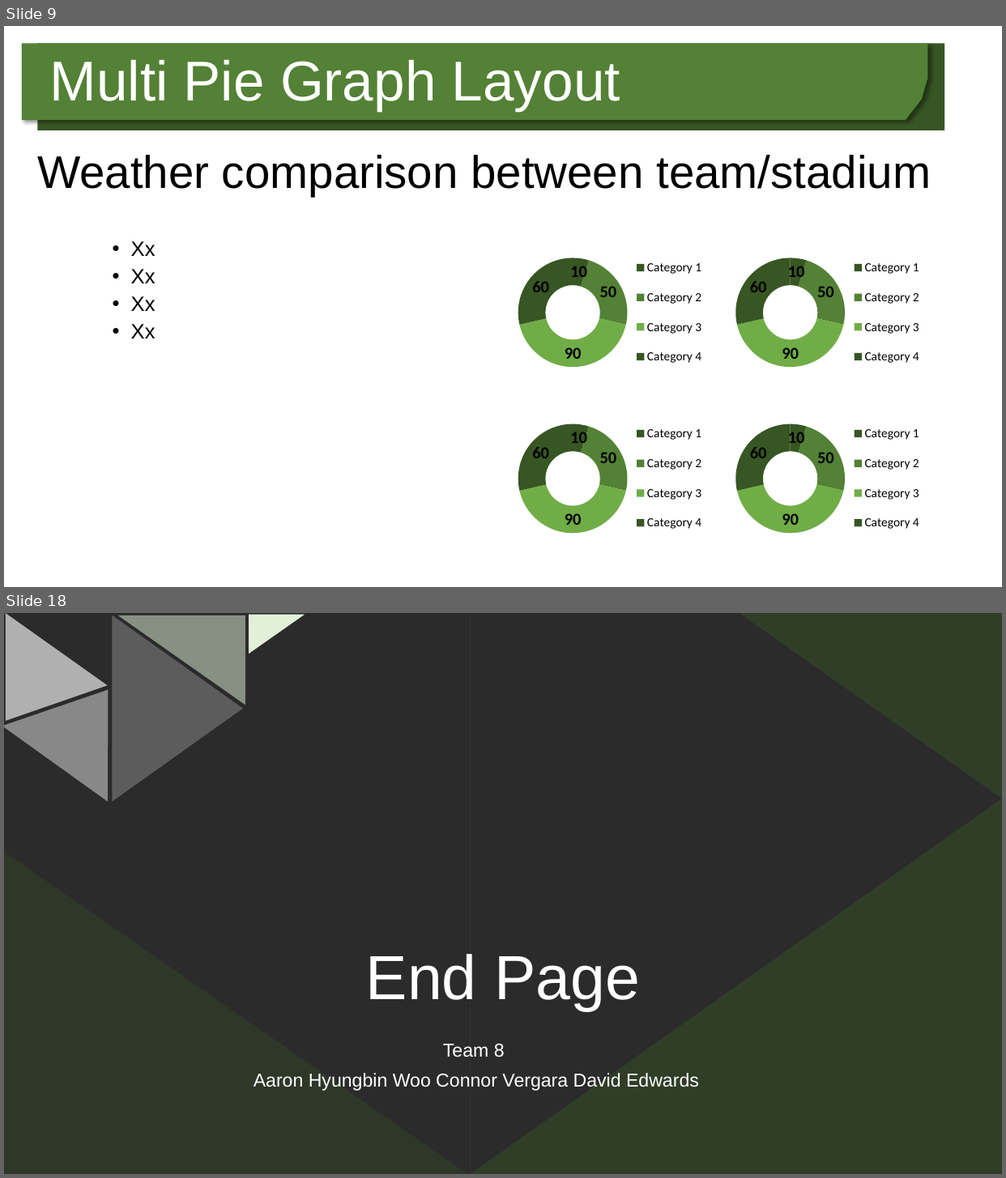
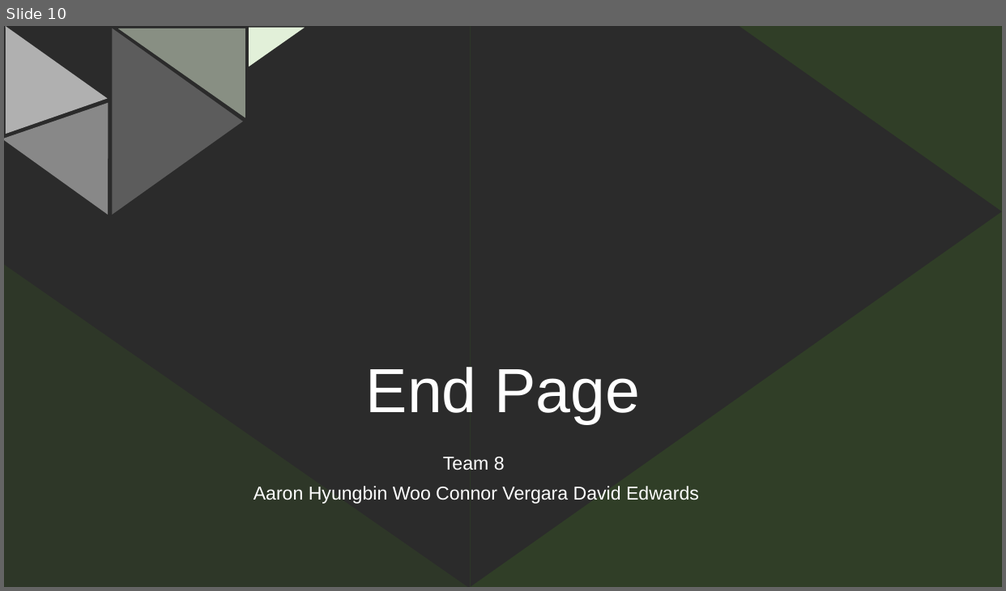
Before and after one commit to aaronhwoo/Project1, a slide deck: Team 8 Project 1.pptx. Shown one above the other, each under a label of ours: slides 9 and 18 before the commit, slide 10 after it; the slides between them are not shown. The pictures are 1006x1178 and 1006x591 pixels, drawn with LibreOffice and Linux fonts; fonts in the diff are those of the drawing; background and template pictures are left out; a plain dark background stands for a picture behind light text. Boxes give left, top, right and bottom in pixels: in the first picture for what was removed or moved away, otherwise in the second. Text is boxed around its words. In the diff, an @@ line names an element or a change of style, - is before the commit and + after.

```diff
--- a/Team 8 Project 1.pptx
+++ b/Team 8 Project 1.pptx
@@ slide 9 removed at (4,26,1002,587), background #FFFFFF @@
@@ freeform shape removed at (22,43,928,120) @@
@@ rectangle removed at (38,43,945,130) @@
@@ text removed at (49,59,620,111) @@
-Multi Pie Graph Layout
@@ text removed at (37,155,931,196) @@
-Weather comparison between team/stadium
@@ text removed at (131,241,155,339) @@
-    • Xx
-    • Xx
-    • Xx
-    • Xx
@@ doughnut chart removed at (504,235,710,390) @@
-categories: Category 1, Category 2, Category 3, Category 4
-Series 1: 10, 50, 90, 60
@@ doughnut chart removed at (722,235,928,390) @@
-categories: Category 1, Category 2, Category 3, Category 4
-Series 1: 10, 50, 90, 60
@@ doughnut chart removed at (504,401,710,556) @@
-categories: Category 1, Category 2, Category 3, Category 4
-Series 1: 10, 50, 90, 60
@@ doughnut chart removed at (722,401,928,556) @@
-categories: Category 1, Category 2, Category 3, Category 4
-Series 1: 10, 50, 90, 60
@@ what was slide 18 is now slide 10 @@
```
Also in this commit, not shown: 7 slides changed, 2 slides added, 10 other slides removed.
